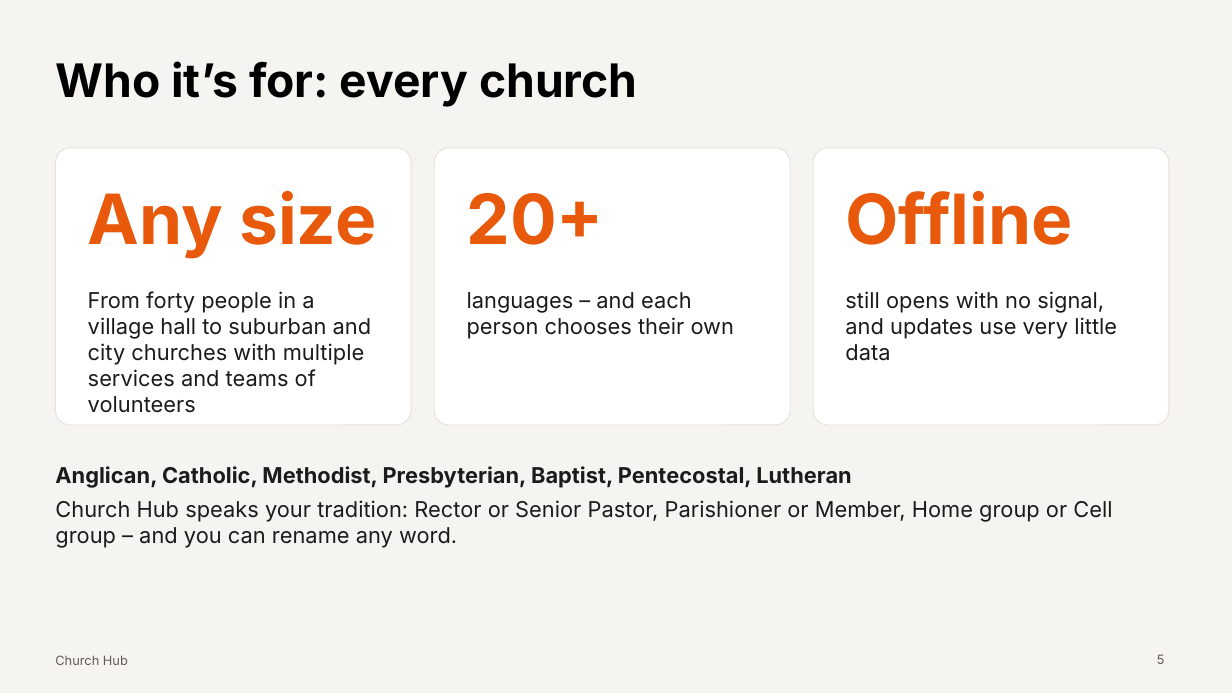
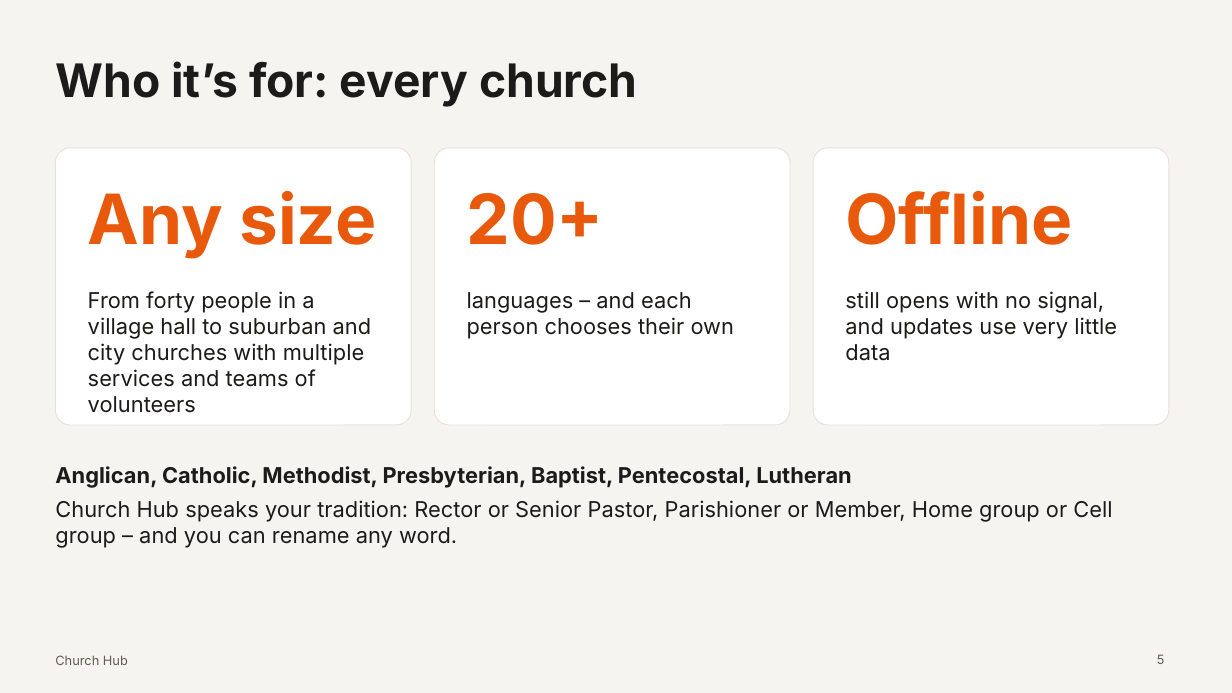
Before and after one commit to pian1966/church-hub, a slide deck: slide 5 of docs/presentation/church-hub-presentation.pptx. Drawn at 1232x693 pixels with LibreOffice and Linux fonts; fonts in the diff are those of the drawing. Boxes give left, top, right and bottom in pixels: in the first picture for what was removed or moved away, otherwise in the second. Text is boxed around its words. In the diff, an @@ line names an element or a change of style, - is before the commit and + after.

```diff
--- a/docs/presentation/church-hub-presentation.pptx
+++ b/docs/presentation/church-hub-presentation.pptx
@@ title "Who it’s for: every church" at (x1=55, y1=61, x2=637, y2=107): text colour #000000 to #1D1B19 @@
```
Also in this commit, not shown: 16 other slides changed, 20 other files.
